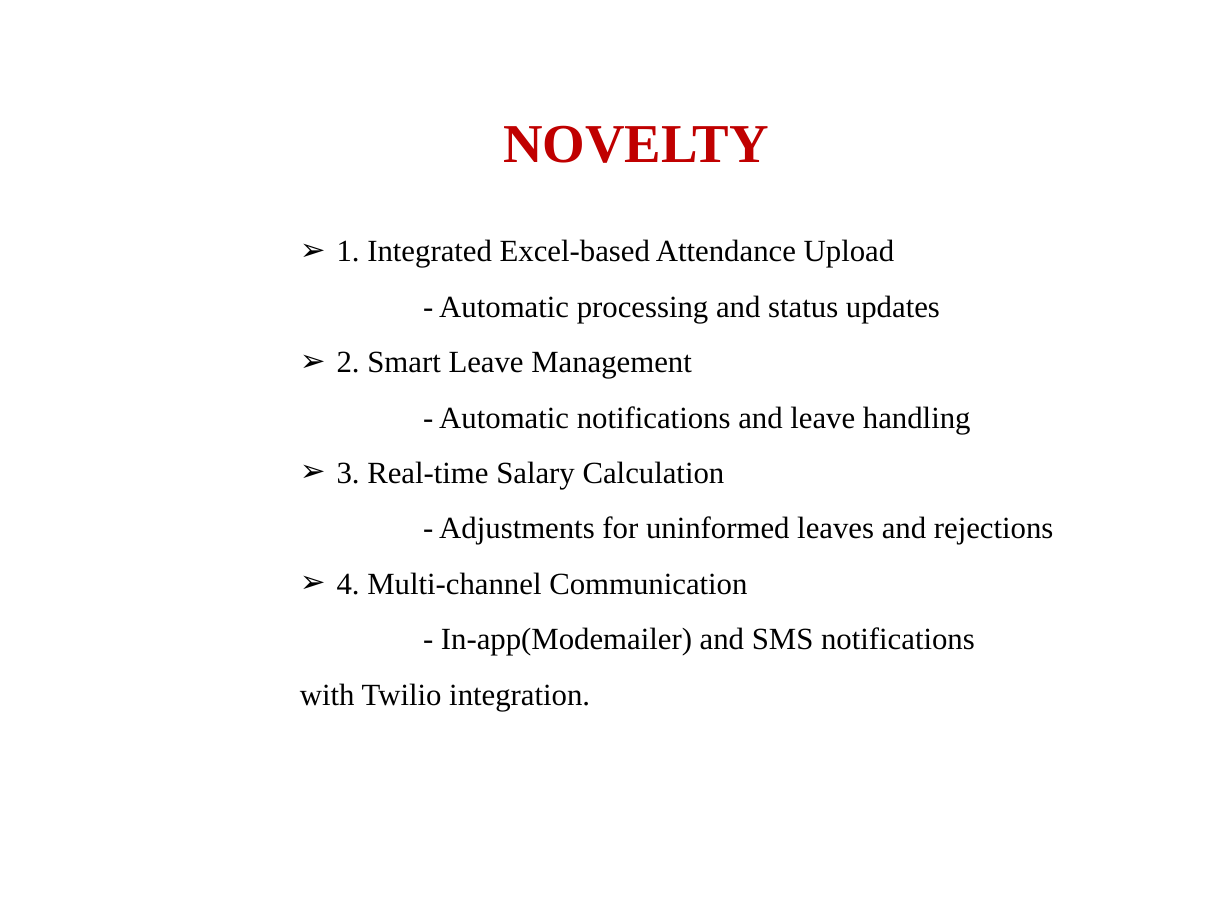
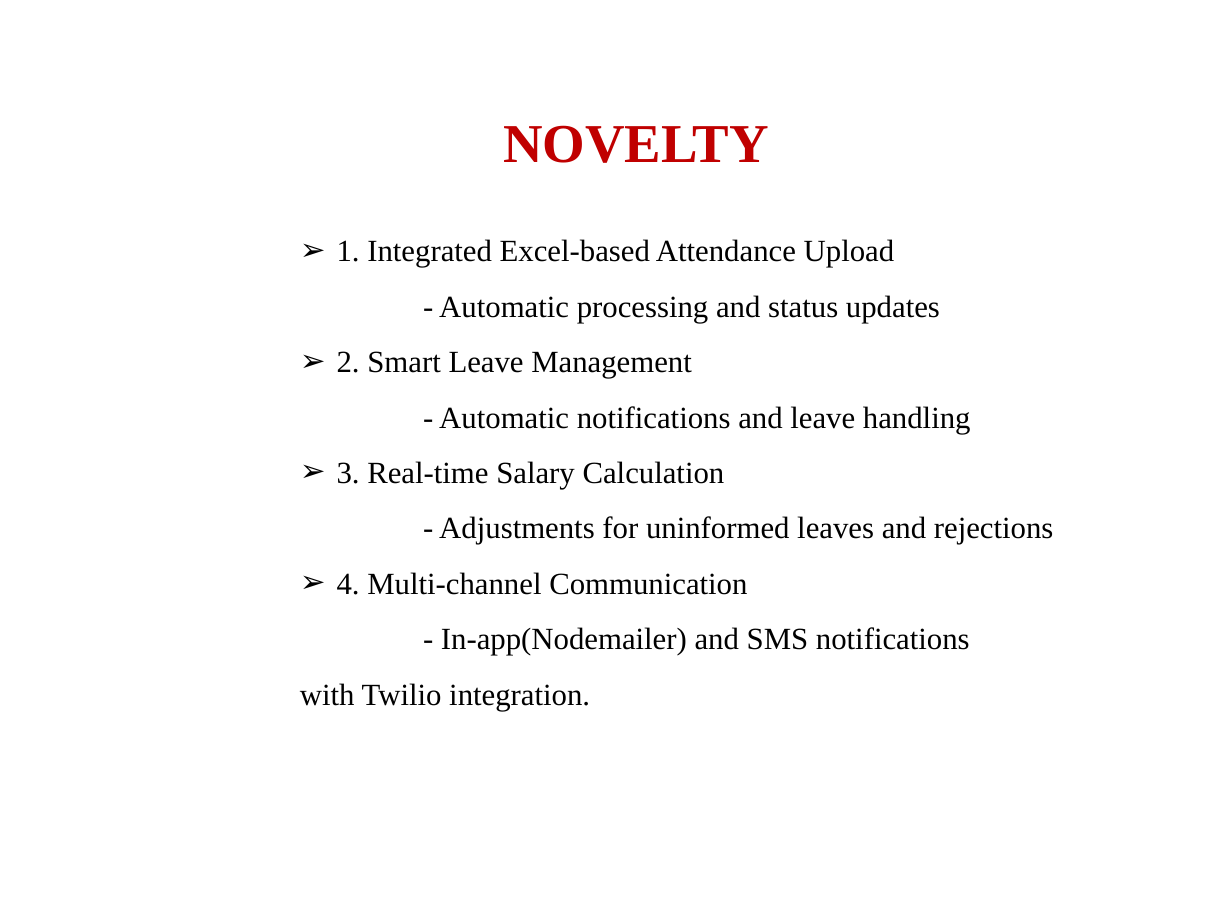
Before and after one commit to Immanuvel1207/Employee-Management-System, a slide deck: slide 7 of Employee-management-system.pptx (slide 6 before the commit). Drawn at 1232x924 pixels with LibreOffice and Linux fonts; fonts in the diff are those of the drawing; background and template pictures are left out. Boxes give left, top, right and bottom in pixels: in the first picture for what was removed or moved away, otherwise in the second. Text is boxed around its words. In the diff, an @@ line names an element or a change of style, - is before the commit and + after.

```diff
--- a/Employee-management-system.pptx
+++ b/Employee-management-system.pptx
@@ text at bbox=[441, 627, 970, 655]: text changed @@
-- In-app(Modemailer) and SMS notifications
+- In-app(Nodemailer) and SMS notifications
```
Also in this commit, not shown: 5 other slides changed, 16 slides added, 4 slides removed, 12 other files.
